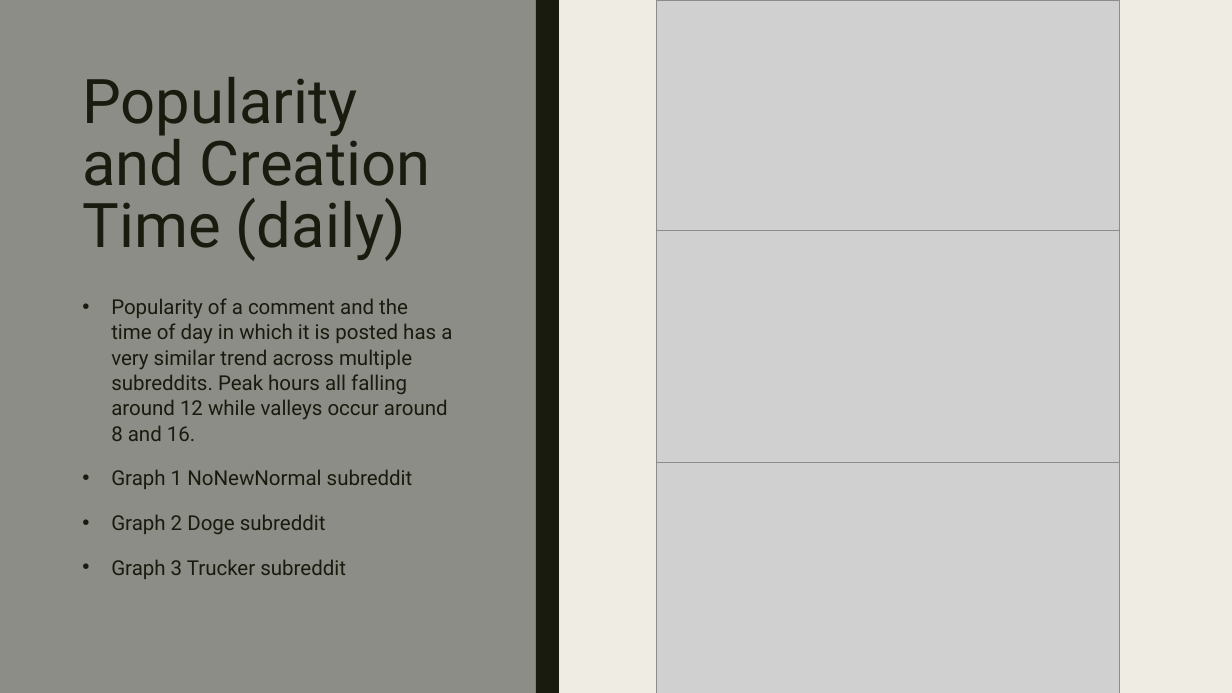
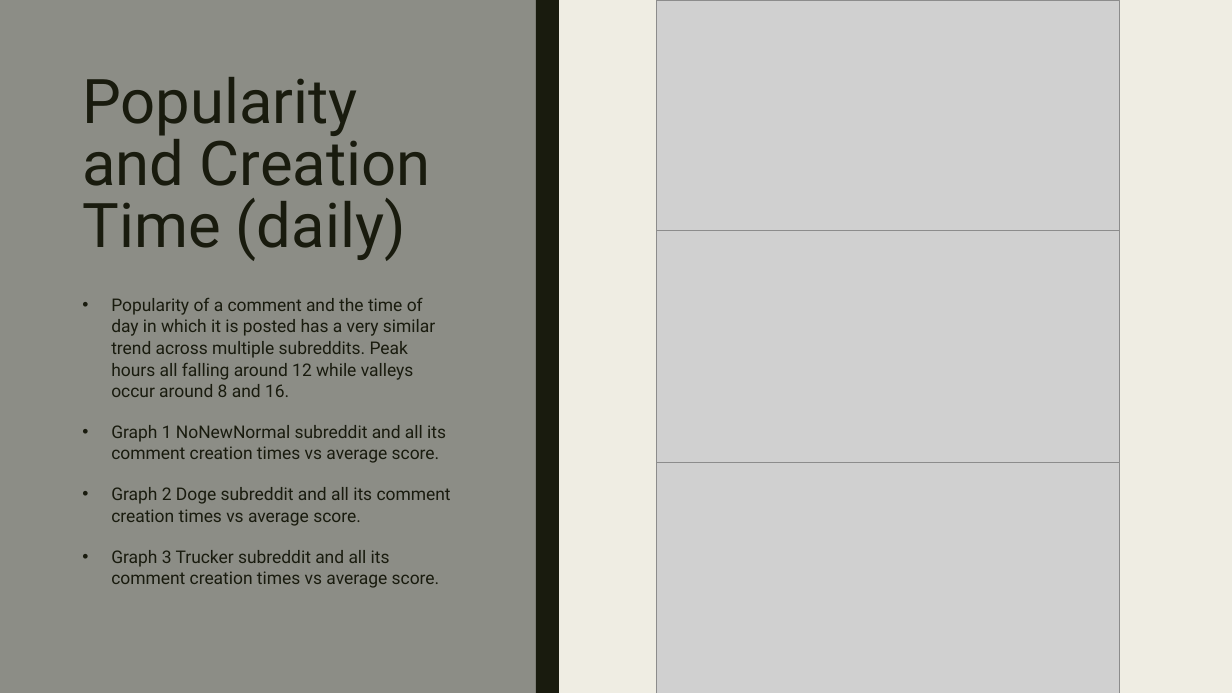
Before and after one commit to EvaTarr/CMPT412Project, a slide deck: slide 8 of presentation.pptx. Drawn at 1232x693 pixels with LibreOffice and Linux fonts; fonts in the diff are those of the drawing; grey boxes stand for pictures. Boxes give left, top, right and bottom in pixels: in the first picture for what was removed or moved away, otherwise in the second. Text is boxed around its words. In the diff, an @@ line names an element or a change of style, - is before the commit and + after.

```diff
--- a/presentation.pptx
+++ b/presentation.pptx
@@ text at (111, 298, 435, 397): size 16 to 13.6 pt in "Popularity of a comment and the time ..." @@
@@ text at (111, 425, 451, 588): text changed; size 16 to 13.6 pt @@
-• Graph 1 NoNewNormal subreddit
-• Graph 2 Doge subreddit
-• Graph 3 Trucker subreddit
+• Graph 1 NoNewNormal subreddit and all its comment creation times vs average score.
+• Graph 2 Doge subreddit and all its comment creation times vs average score.
+• Graph 3 Trucker subreddit and all its comment creation times vs average score.
```
Also in this commit, not shown: 4 other slides changed, 1 other file.
